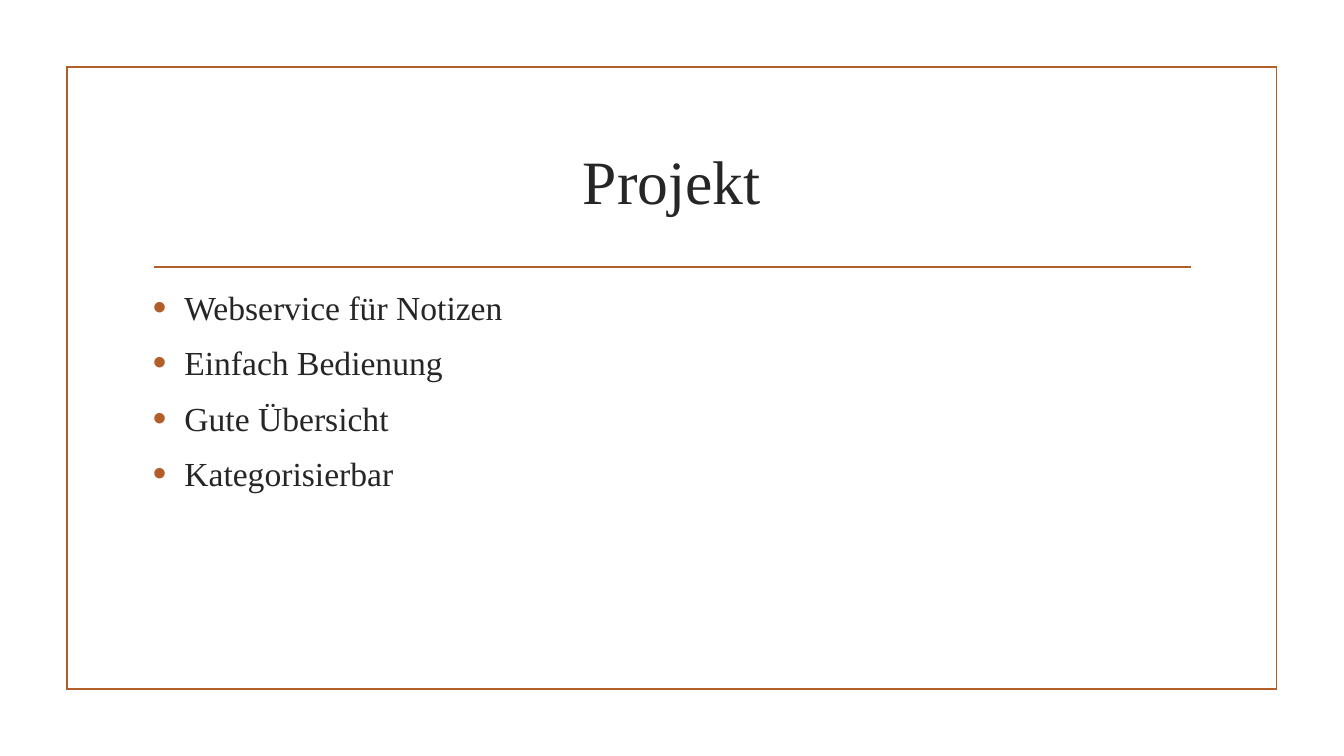
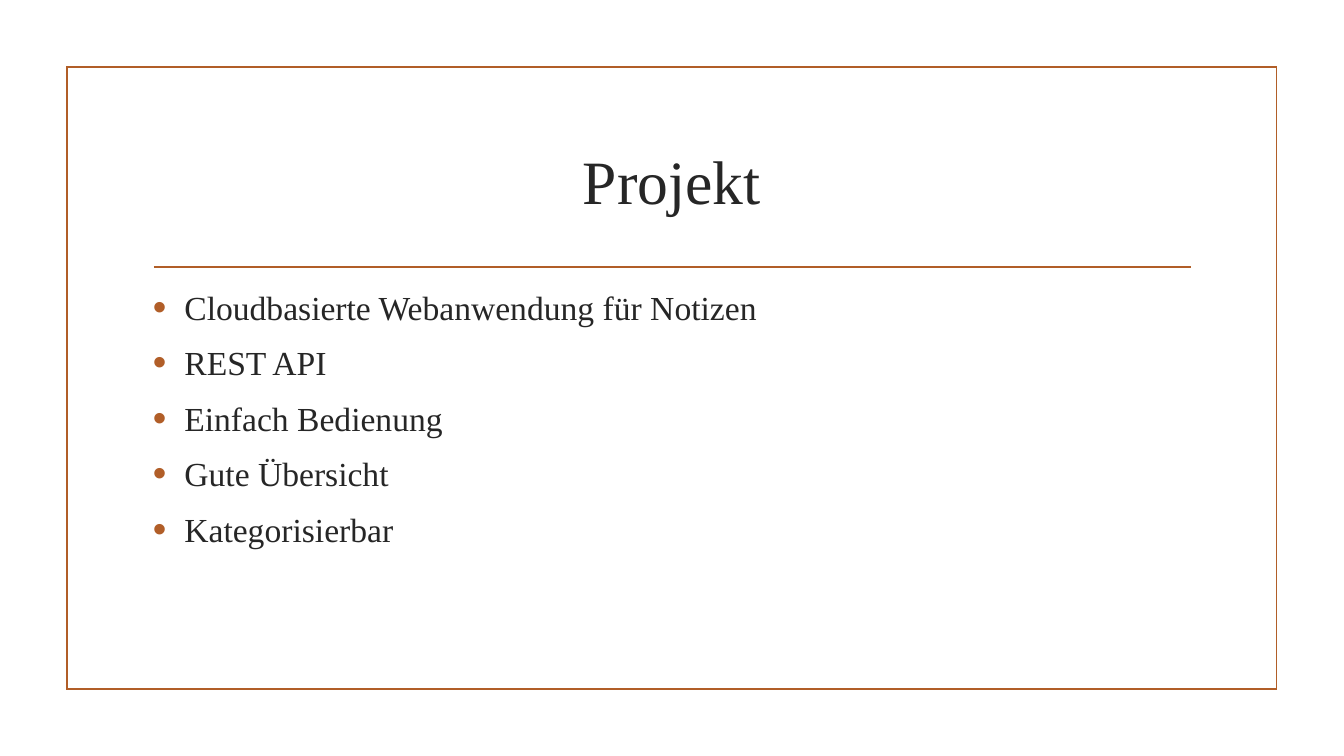
Before and after one commit to dertieran/MEAN-Notes, a slide deck: slide 3 of doc/Präsentation/MEAN Notes.pptx (slide 4 before the commit). Drawn at 1344x756 pixels with LibreOffice and Linux fonts; fonts in the diff are those of the drawing; background and template pictures are left out. Boxes give left, top, right and bottom in pixels: in the first picture for what was removed or moved away, otherwise in the second. Text is boxed around its words. In the diff, an @@ line names an element or a change of style, - is before the commit and + after.

```diff
--- a/doc/Präsentation/MEAN Notes.pptx
+++ b/doc/Präsentation/MEAN Notes.pptx
@@ text at [184,296,756,376]: text changed @@
-• Webservice für Notizen
+• Cloudbasierte Webanwendung für Notizen
+• REST API
```
Also in this commit, not shown: 1 other slide changed, 2 slides added, 3 slides removed, 1 other file.
